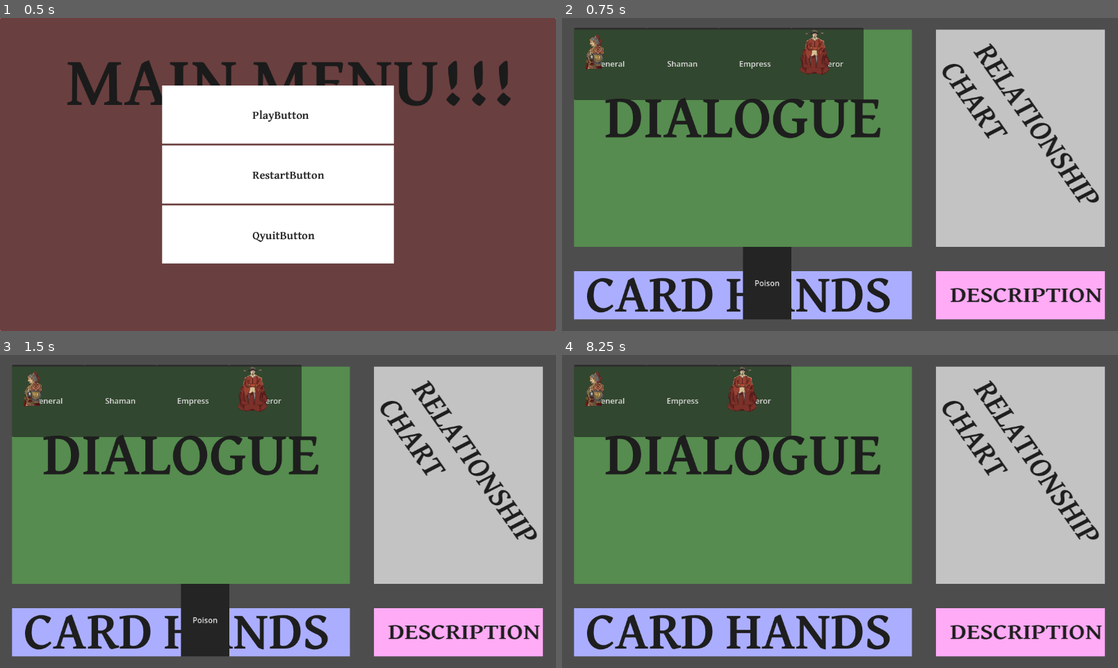
Above: before the commit, frames 1-4 (two rows, left to right).
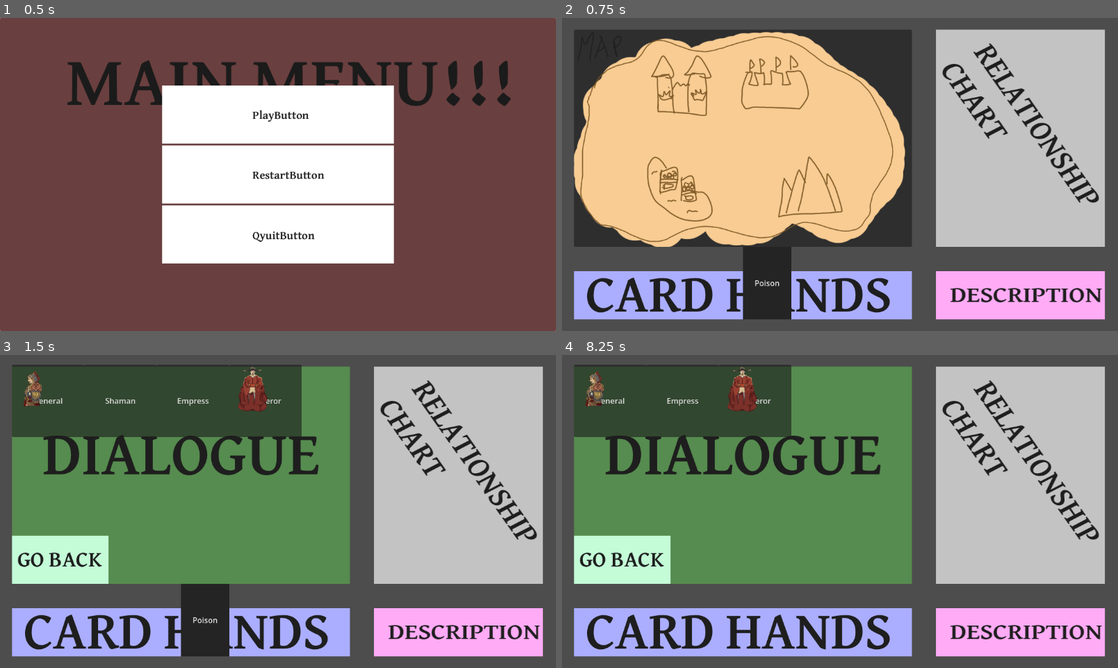
Above: after the commit, the same moments.

Repository: theroonguy/RoyaltyGameJam
Game: Godot game, scene res://ui/main_menu.tscn
Same seed, same stepped clock (60 frames per second), same inputs: the game is played once before the commit and once after it.
Inputs (mouse positions are in pixels of both pictures, inside the frame that each line leads up to):
- Up to frame 1 (0.5 s): no input
- Up to frame 2 (0.75 s): click (840, 115) at 0.5 s
- Up to frame 3 (1.5 s): click (116, 448) at 1.27 s
- Up to frame 4 (8.25 s): click (623, 558) at 2.02 s; click (773, 448) at 2.77 s; click "General" at 3.5 s; click (639, 452) at 4.25 s; click "stop talking" at 5 s; click "Shaman" at 5.75 s; click "Poison" at 6.5 s; click (639, 452) at 7.25 s; click "stop talking" at 8 s

Frame 1 is identical in both runs. In frame 2, 42% of the frame differs, in the area x 2-63%, y 3-74%; in frame 3, 2.7%; in frame 4, 2.7%.
Error in both runs: Invalid call. Nonexistent function 'run' in base 'Nil'. (res://ui/dialogue/dialogue_screen.gd:14)

Commit message:
map dimensions, buttons that lead to character list, bad drawings
my specialty!

Diff:
--- a/scenes/main_map.tscn
+++ b/scenes/main_map.tscn
@@ -4,6 +4,7 @@
 [ext_resource type="PackedScene" uid="uid://brd3gd2o0el3y" path="res://ui/dialogue/dialogue_screen.tscn" id="1_kdyc3"]
 [ext_resource type="PackedScene" uid="uid://c56pgefbn2nuw" path="res://ui/characters/character_list.tscn" id="2_eqscl"]
 [ext_resource type="PackedScene" uid="uid://b65wqix0x1nfk" path="res://ui/chart.tscn" id="2_uxg3y"]
+[ext_resource type="PackedScene" uid="uid://bldhxu8c4vlpu" path="res://ui/map.tscn" id="3_4synu"]
 [ext_resource type="PackedScene" uid="uid://duqcpdwcimgsb" path="res://ui/description.tscn" id="4_kdyc3"]
 
 [node name="MainMap" type="Control" unique_id=1064876462]
@@ -52,6 +53,10 @@
 layout_mode = 2
 
 [node name="CharacterList" parent="MarginContainer/VBoxContainer/HBoxContainer/MapContainer" unique_id=1744399672 instance=ExtResource("2_eqscl")]
+visible = false
+layout_mode = 2
+
+[node name="Map" parent="MarginContainer/VBoxContainer/HBoxContainer/MapContainer" unique_id=273734124 instance=ExtResource("3_4synu")]
 layout_mode = 2
 
 [node name="ChartContainer" type="PanelContainer" parent="MarginContainer/VBoxContainer/HBoxContainer" unique_id=1336517766]
--- /dev/null
+++ b/ui/character_list.gd
@@ -0,0 +1,15 @@
+extends Control
+
+const CHARACTER_BUTTON = preload("uid://hmtbkg5gav52")
+
+func _ready() -> void:
+	for character: Character in GameManager.characters:
+		var new_button = CHARACTER_BUTTON.instantiate()
+		new_button.text = character.name
+		new_button.position.x = GameManager.characters.find(character) * 150.0
+		new_button.character = character
+		add_child(new_button)
+
+
+func _on_go_back_button_pressed() -> void:
+	GameManager.change_screen(GameManager.Screen.MAP)
--- /dev/null
+++ b/ui/character_list.tscn
@@ -0,0 +1,22 @@
+[gd_scene format=3 uid="uid://bpg0n4cxs3sm6"]
+
+[ext_resource type="Script" uid="uid://cf7daht3jyrfv" path="res://ui/character_list.gd" id="1_mj0st"]
+[ext_resource type="Texture2D" uid="uid://j0kjmkm3df4l" path="res://assets/temp_assets/template1_mapdialogue1.png" id="2_cnqg3"]
+
+[node name="CharacterList" type="Control" unique_id=1744399672]
+layout_mode = 3
+anchors_preset = 15
+anchor_right = 1.0
+anchor_bottom = 1.0
+grow_horizontal = 2
+grow_vertical = 2
+script = ExtResource("1_mj0st")
+
+[node name="TextureRect" type="TextureRect" parent="." unique_id=384881206]
+layout_mode = 1
+anchors_preset = 15
+anchor_right = 1.0
+anchor_bottom = 1.0
+grow_horizontal = 2
+grow_vertical = 2
+texture = ExtResource("2_cnqg3")
--- a/ui/characters/character_list.gd
+++ b/ui/characters/character_list.gd
@@ -35,3 +35,7 @@
 	dialogue_screen.active_character = character
 	dialogue_screen.start_dialogue()
 	GameManager.change_screen(GameManager.Screen.DIALOGUE)
+
+
+func _on_go_back_button_pressed() -> void:
+	GameManager.change_screen(GameManager.Screen.MAP)
--- a/ui/characters/character_list.tscn
+++ b/ui/characters/character_list.tscn
@@ -1,7 +1,8 @@
 [gd_scene format=3 uid="uid://c56pgefbn2nuw"]
 
 [ext_resource type="Script" uid="uid://coneko1iqfmhe" path="res://ui/characters/character_list.gd" id="1_mj0st"]
-[ext_resource type="Texture2D" uid="uid://j0kjmkm3df4l" path="res://assets/template1_mapdialogue1.png" id="2_cnqg3"]
+[ext_resource type="Texture2D" uid="uid://j0kjmkm3df4l" path="res://assets/temp_assets/template1_mapdialogue1.png" id="2_cnqg3"]
+[ext_resource type="Texture2D" uid="uid://bpu1a80c2r2a8" path="res://assets/temp_assets/template1_goback1.png" id="3_4j30p"]
 
 [node name="CharacterList" type="Control" unique_id=1744399672]
 layout_mode = 3
@@ -20,3 +21,15 @@
 grow_horizontal = 2
 grow_vertical = 2
 texture = ExtResource("2_cnqg3")
+
+[node name="GoBackButton" type="TextureButton" parent="." unique_id=1056404559]
+layout_mode = 1
+anchors_preset = 2
+anchor_top = 1.0
+anchor_bottom = 1.0
+offset_top = -40.0
+offset_right = 40.0
+grow_vertical = 0
+texture_normal = ExtResource("3_4j30p")
+
+[connection signal="pressed" from="GoBackButton" to="." method="_on_go_back_button_pressed"]
--- /dev/null
+++ b/ui/hand.tscn
@@ -0,0 +1,22 @@
+[gd_scene format=3 uid="uid://wmnf4bfftj50"]
+
+[ext_resource type="Script" path="res://ui/hand.gd" id="1_7o6lk"]
+[ext_resource type="Texture2D" uid="uid://b813cjk5idk6h" path="res://assets/temp_assets/template1_cardhands1.png" id="2_l5xfj"]
+
+[node name="Hand" type="Control" unique_id=1505745457]
+layout_mode = 3
+anchors_preset = 15
+anchor_right = 1.0
+anchor_bottom = 1.0
+grow_horizontal = 2
+grow_vertical = 2
+script = ExtResource("1_7o6lk")
+
+[node name="TextureRect" type="TextureRect" parent="." unique_id=979290481]
+layout_mode = 1
+anchors_preset = 15
+anchor_right = 1.0
+anchor_bottom = 1.0
+grow_horizontal = 2
+grow_vertical = 2
+texture = ExtResource("2_l5xfj")
--- /dev/null
+++ b/ui/map.gd
@@ -0,0 +1,34 @@
+extends Control
+
+
+# Called when the node enters the scene tree for the first time.
+func _ready() -> void:
+	GameManager.screen_changed.connect(_on_screen_changed)
+
+
+# Called every frame. 'delta' is the elapsed time since the previous frame.
+func _process(delta: float) -> void:
+	pass
+
+
+func _on_palace_button_pressed() -> void:
+	GameManager.change_screen(GameManager.Screen.CHARACTERS) # basically whenever u click a button, the characterlist scene shows up ish in the limits of the screen. that way you can itneract with characters and stuff yk yk yk anyways that's basically what it is for now (timestamp: 6:03 pm on 9/26/2026)
+	# i think soon the different buttons will have a different set of characters in each so this script might be changed soon
+
+
+func _on_outer_palace_button_pressed() -> void:
+	GameManager.change_screen(GameManager.Screen.CHARACTERS)
+
+
+func _on_walls_button_pressed() -> void:
+	GameManager.change_screen(GameManager.Screen.CHARACTERS)
+
+
+func _on_mountains_button_pressed() -> void:
+	GameManager.change_screen(GameManager.Screen.CHARACTERS)
+
+func _on_screen_changed(screen: int) -> void: # this basically hdies the map whenever a button (e.g. the palace button) is pressed so that the character list and dialogue options are allowed to show up
+	if screen == GameManager.Screen.MAP:
+		show()
+	else:
+		hide()
--- a/ui/map.tscn
+++ b/ui/map.tscn
@@ -1,5 +1,6 @@
 [gd_scene format=3 uid="uid://bldhxu8c4vlpu"]
 
+[ext_resource type="Script" uid="uid://ckulobuhioly5" path="res://ui/map.gd" id="1_73axm"]
 [ext_resource type="Texture2D" uid="uid://oend5n7q1xl3" path="res://assets/temp_assets/baddrawingofmap.png" id="1_uv4r8"]
 [ext_resource type="Texture2D" uid="uid://cc1ukqeoeukhe" path="res://assets/temp_assets/template1_palace1.png" id="2_1k2ba"]
 [ext_resource type="Texture2D" uid="uid://mk4dt82qvnp1" path="res://assets/temp_assets/template1_palace2.png" id="3_m8udb"]
@@ -10,13 +11,18 @@
 [ext_resource type="Texture2D" uid="uid://byfbaoo72rhfd" path="res://assets/temp_assets/template1_mountains1.png" id="8_0p7vj"]
 [ext_resource type="Texture2D" uid="uid://b3il3c1ffksy" path="res://assets/temp_assets/template1_mountains2.png" id="9_em20l"]
 
+[sub_resource type="StyleBoxEmpty" id="StyleBoxEmpty_5rbrh"]
+
 [node name="Map" type="Control" unique_id=273734124]
 layout_mode = 3
 anchors_preset = 15
 anchor_right = 1.0
 anchor_bottom = 1.0
+offset_right = -402.0
+offset_bottom = -198.0
 grow_horizontal = 2
 grow_vertical = 2
+script = ExtResource("1_73axm")
 
 [node name="MapBackground" type="TextureRect" parent="." unique_id=640705115]
 layout_mode = 1
@@ -26,40 +32,67 @@
 grow_horizontal = 2
 grow_vertical = 2
 texture = ExtResource("1_uv4r8")
+stretch_mode = 2
 
-[node name="PalaceButton" type="TextureButton" parent="." unique_id=1750157170]
-layout_mode = 0
-offset_left = 370.0
-offset_top = 184.0
-offset_right = 520.0
-offset_bottom = 334.0
+[node name="MarginContainer" type="MarginContainer" parent="MapBackground" unique_id=1580100704]
+layout_mode = 1
+anchors_preset = 15
+anchor_right = 1.0
+anchor_bottom = 1.0
+offset_top = -5.0
+offset_bottom = 5.0
+grow_horizontal = 2
+grow_vertical = 2
+theme_override_constants/margin_left = 50
+theme_override_constants/margin_top = 100
+theme_override_constants/margin_right = 50
+theme_override_constants/margin_bottom = 50
+
+[node name="PanelContainer" type="PanelContainer" parent="MapBackground/MarginContainer" unique_id=701460967]
+layout_mode = 2
+size_flags_horizontal = 4
+size_flags_vertical = 4
+offset_transform_enabled = true
+offset_transform_position = Vector2(0, -100)
+theme_override_styles/panel = SubResource("StyleBoxEmpty_5rbrh")
+
+[node name="VBoxContainer" type="VBoxContainer" parent="MapBackground/MarginContainer/PanelContainer" unique_id=666042759]
+layout_mode = 2
+theme_override_constants/separation = 10
+
+[node name="HBoxContainer" type="HBoxContainer" parent="MapBackground/MarginContainer/PanelContainer/VBoxContainer" unique_id=701287454]
+layout_mode = 2
+offset_transform_enabled = true
+offset_transform_position = Vector2(0, 50)
+theme_override_constants/separation = 50
+
+[node name="PalaceButton" type="TextureButton" parent="MapBackground/MarginContainer/PanelContainer/VBoxContainer/HBoxContainer" unique_id=1750157170]
+layout_mode = 2
 texture_normal = ExtResource("2_1k2ba")
 texture_hover = ExtResource("3_m8udb")
 
-[node name="OuterPalaceButton" type="TextureButton" parent="." unique_id=648927663]
-layout_mode = 0
-offset_left = 496.0
-offset_top = 285.0
-offset_right = 646.0
-offset_bottom = 435.0
+[node name="OuterPalaceButton" type="TextureButton" parent="MapBackground/MarginContainer/PanelContainer/VBoxContainer/HBoxContainer" unique_id=648927663]
+layout_mode = 2
 texture_normal = ExtResource("4_7xb7k")
 texture_hover = ExtResource("5_dc1eh")
 
-[node name="WallsButton" type="TextureButton" parent="." unique_id=780363]
-layout_mode = 0
-offset_left = 66.0
-offset_top = 308.0
-offset_right = 216.0
-offset_bottom = 458.0
-scale = Vector2(2, 2)
+[node name="HBoxContainer2" type="HBoxContainer" parent="MapBackground/MarginContainer/PanelContainer/VBoxContainer" unique_id=1537322380]
+layout_mode = 2
+offset_transform_enabled = true
+offset_transform_position = Vector2(0, 100)
+theme_override_constants/separation = 120
+
+[node name="WallsButton" type="TextureButton" parent="MapBackground/MarginContainer/PanelContainer/VBoxContainer/HBoxContainer2" unique_id=780363]
+layout_mode = 2
 texture_normal = ExtResource("6_dc1eh")
 texture_hover = ExtResource("7_cjqc2")
 
-[node name="MountainsButton" type="TextureButton" parent="." unique_id=1630737459]
-layout_mode = 0
-offset_left = 904.0
-offset_top = 259.0
-offset_right = 1054.0
-offset_bottom = 409.0
+[node name="MountainsButton" type="TextureButton" parent="MapBackground/MarginContainer/PanelContainer/VBoxContainer/HBoxContainer2" unique_id=1630737459]
+layout_mode = 2
 texture_normal = ExtResource("8_0p7vj")
 texture_hover = ExtResource("9_em20l")
+
+[connection signal="pressed" from="MapBackground/MarginContainer/PanelContainer/VBoxContainer/HBoxContainer/PalaceButton" to="." method="_on_palace_button_pressed"]
+[connection signal="pressed" from="MapBackground/MarginContainer/PanelContainer/VBoxContainer/HBoxContainer/OuterPalaceButton" to="." method="_on_outer_palace_button_pressed"]
+[connection signal="pressed" from="MapBackground/MarginContainer/PanelContainer/VBoxContainer/HBoxContainer2/WallsButton" to="." method="_on_walls_button_pressed"]
+[connection signal="pressed" from="MapBackground/MarginContainer/PanelContainer/VBoxContainer/HBoxContainer2/MountainsButton" to="." method="_on_mountains_button_pressed"]
Binary file added: assets/temp_assets/template1_goback1.png
Not shown, added: assets/temp_assets/template1_goback1.png.import
Not shown, added: ui/character_list.gd.uid
Not shown, added: ui/map.gd.uid
